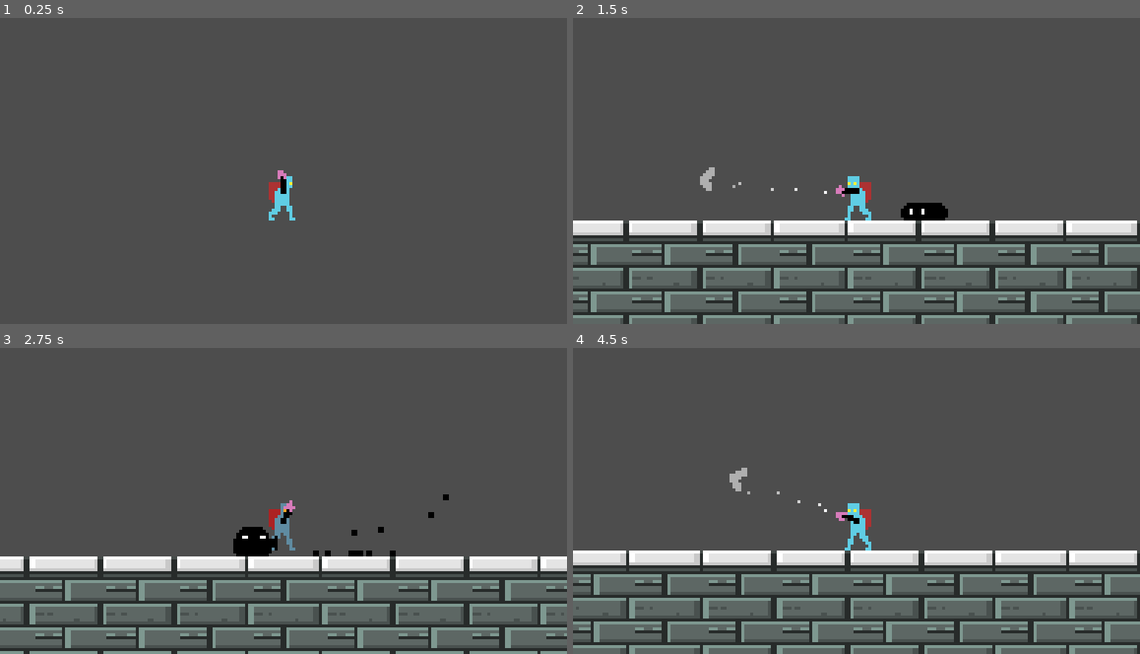
Above: before the commit, frames 1-4 (two rows, left to right).
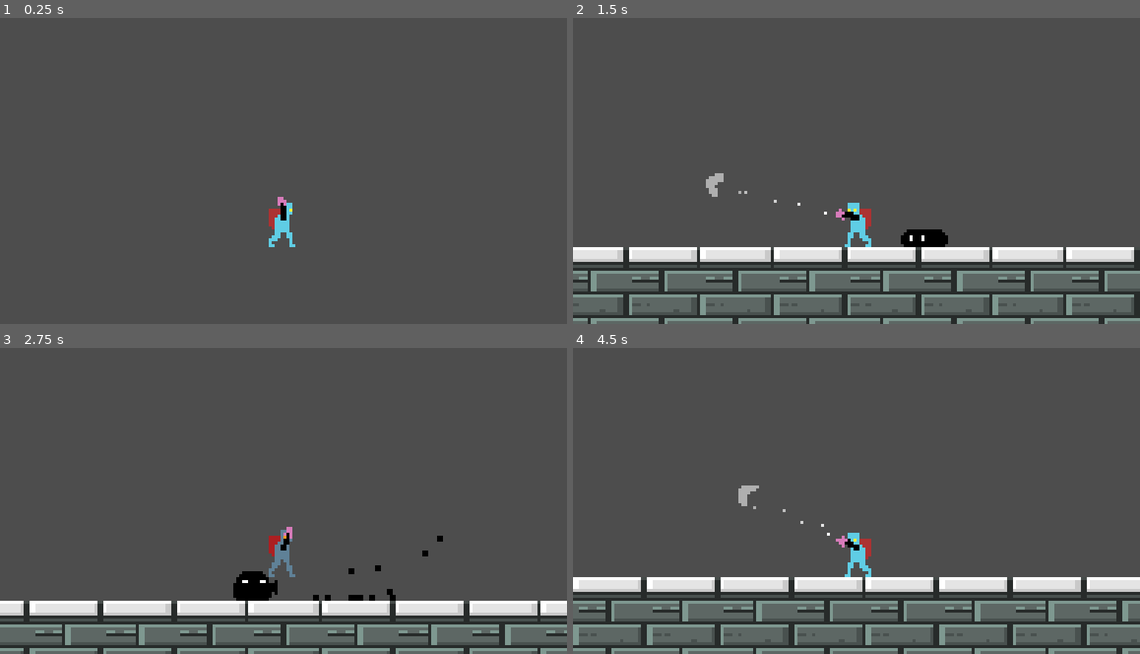
Above: after the commit, the same moments.

Repository: Bbubbee/Qman
Game: Godot game, scene res://scenes/main/main.tscn
The game is run twice, just before and just after one commit, with the same random seed, the same clock (stepped at 60 frames per second) and the same inputs.
Inputs (mouse positions are in pixels of both pictures, inside the frame that each line leads up to):
- Up to frame 1 (0.25 s): no input
- Up to frame 2 (1.5 s): move the mouse to (981, 149) at 0.52 s; press the mouse at (981, 149) at 0.53 s; hold D (right) from 0.53 s (still down); tap Space (jump) at 0.77 s; move the mouse to (743, 180) at 1.27 s; release the mouse at (743, 180) at 1.28 s; click (743, 180) at 1.35 s
- Up to frame 3 (2.75 s): tap Space (jump) at 1.52 s; move the mouse to (340, 424) at 2.02 s; release D (right) at 2.03 s; press the mouse at (340, 424) at 2.03 s; hold A (left) from 2.03 s (still down)
- Up to frame 4 (4.5 s): move the mouse to (828, 559) at 2.77 s; release A (left) at 2.78 s; release the mouse at (828, 559) at 2.78 s; hold D (right) 2.78-4.28 s; click (828, 559) at 2.85 s; tap Space (jump) at 3.02, 3.77 s; move the mouse to (1026, 540) at 3.52 s; press the mouse at (1026, 540) at 3.53 s; move the mouse to (686, 445) at 4.27 s; release the mouse at (686, 445) at 4.28 s; hold A (left) from 4.28 s (still down); click (686, 445) at 4.35 s

The runs differ from the first frame. In frame 1, 0.7% of the frame differs, in the area x 47-53%, y 49-75%; in frame 2, 27%, in the area x 0-100%, y 48-100%; in frame 3, 26%; in frame 4, 26%.

Commit message:
need to branch so made this small commit

Diff:
--- a/scenes/enemies/dust/dust.tscn
+++ b/scenes/enemies/dust/dust.tscn
@@ -32,6 +32,36 @@
 "transitions": PackedFloat32Array(1),
 "update": 0,
 "values": [Color(1, 1, 1, 1)]
+}
+
+[sub_resource type="Animation" id="Animation_ly0tm"]
+resource_name = "attack"
+length = 0.8
+tracks/0/type = "value"
+tracks/0/imported = false
+tracks/0/enabled = true
+tracks/0/path = NodePath("General/Sprite:frame")
+tracks/0/interp = 1
+tracks/0/loop_wrap = true
+tracks/0/keys = {
+"times": PackedFloat32Array(0, 0.3),
+"transitions": PackedFloat32Array(1, 1),
+"update": 1,
+"values": [2, 3]
+}
+tracks/1/type = "method"
+tracks/1/imported = false
+tracks/1/enabled = true
+tracks/1/path = NodePath("StateMachine/Attack")
+tracks/1/interp = 1
+tracks/1/loop_wrap = true
+tracks/1/keys = {
+"times": PackedFloat32Array(0.3),
+"transitions": PackedFloat32Array(1),
+"values": [{
+"args": [],
+"method": &"fire_attack"
+}]
 }
 
 [sub_resource type="Animation" id="Animation_j84pq"]
@@ -81,36 +111,6 @@
 "transitions": PackedFloat32Array(1, 1),
 "update": 1,
 "values": [0, 1]
-}
-
-[sub_resource type="Animation" id="Animation_ly0tm"]
-resource_name = "attack"
-length = 0.8
-tracks/0/type = "value"
-tracks/0/imported = false
-tracks/0/enabled = true
-tracks/0/path = NodePath("General/Sprite:frame")
-tracks/0/interp = 1
-tracks/0/loop_wrap = true
-tracks/0/keys = {
-"times": PackedFloat32Array(0, 0.3),
-"transitions": PackedFloat32Array(1, 1),
-"update": 1,
-"values": [2, 3]
-}
-tracks/1/type = "method"
-tracks/1/imported = false
-tracks/1/enabled = true
-tracks/1/path = NodePath("StateMachine/Attack")
-tracks/1/interp = 1
-tracks/1/loop_wrap = true
-tracks/1/keys = {
-"times": PackedFloat32Array(0.3),
-"transitions": PackedFloat32Array(1),
-"values": [{
-"args": [],
-"method": &"fire_attack"
-}]
 }
 
 [sub_resource type="AnimationLibrary" id="AnimationLibrary_ykw1s"]
--- a/scenes/player/player.tscn
+++ b/scenes/player/player.tscn
@@ -98,7 +98,9 @@
 shape = SubResource("CapsuleShape2D_036ok")
 
 [node name="Camera2D" type="Camera2D" parent="."]
-position = Vector2(0, -11)
+position = Vector2(2.08165e-12, -20)
+scale = Vector2(0.75, 0.75)
+position_smoothing_speed = 10.0
 script = ExtResource("2_jxt3h")
 metadata/_edit_lock_ = true
 
